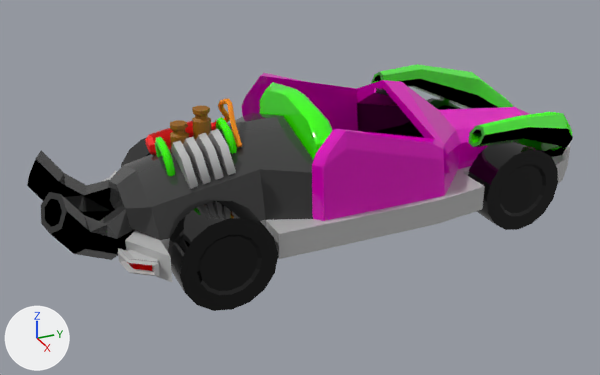
A saved change to the FBX model Assets/Models/car/car-parsche-sport-green_3.fbx.
The view is the same before and after, from a 50 mm lens placed at (3.317, -1.786, 1.9), pointed at (-0.001, -0.292, 0.241). The lights are fixed; the arrows at lower left show +X, +Y and +Z. Where no turn or scale is listed for an object, it has been applied to the vertices. Vertices at the same position are counted once.

The first picture shows 'car-parsche-sport-green_3', 'wheel_2', 'wheel_4'.
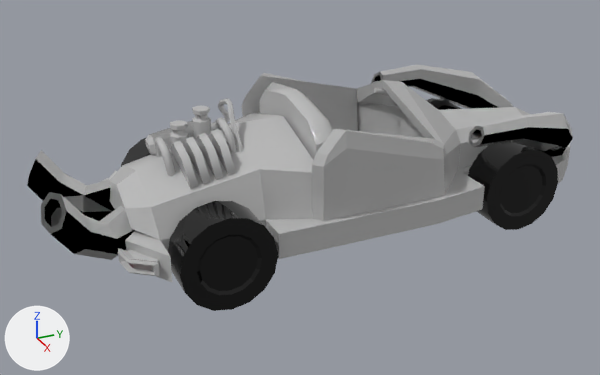
Diff of the bpy script that builds the scene:
```diff
--- a/Assets/Models/car/car-parsche-sport-green_3.fbx.py
+++ b/Assets/Models/car/car-parsche-sport-green_3.fbx.py
@@ me_mesh @@
 # used by ob_car_parsche_sport_green_3; location = (0.0, 0.0, 0.0)
-me_mesh.from_pydata(...)  # 975 vertices, 1827 faces; spans x -0.51..0.51, y -1.51..1.22, z 0.12..0.74
+me_mesh.from_pydata(...)  # 981 vertices, 1833 faces; spans x -0.51..0.51, y -1.51..1.22, z 0.12..0.74
+# me_mesh part 1: 138 faces spanning x -0.46..0.46, y -0.43..1.22, z 0.28..0.72 switch from mat_material__36 (pink #e900c4) to mat_material__35 (grey #bcbcbc)
+# me_mesh part 2: 246 faces spanning x -0.42..0.42, y -1.51..1.03, z 0.12..0.69 switch from mat_material__37 (black #383838) to mat_material__35 (grey #bcbcbc)
+# me_mesh part 3: 478 faces spanning x -0.51..0.51, y -0.98..1.11, z 0.27..0.74 switch from mat_material__38 (green #3bfe00) to mat_material__35 (grey #bcbcbc)
+# me_mesh part 4: 28 faces spanning x -0.49..0.49, y -1.47..0.45, z 0.28..0.59 switch from mat_material__39 (black #000000) to mat_material__35 (grey #bcbcbc)
+# me_mesh part 5: 8 faces spanning x -0.42..0.42, y -1.21..-1.13, z 0.21..0.24 switch from mat_material__40 (red #ff0000) to mat_material__35 (grey #bcbcbc)
+# me_mesh part 6: 94 faces spanning x -0.22..-0.11, y -0.98..-0.62, z 0.45..0.6 switch from mat_multimat_0_slot__7 (red #ff0000) to mat_material__35 (grey #bcbcbc)
+# me_mesh part 7: 340 faces spanning x -0.18..0.14, y -0.65..-0.58, z 0.55..0.73 switch from mat_multimat_0_slot__8 (orange #fc8f00) to mat_material__35 (grey #bcbcbc)
+# me_mesh part 8: 150 faces spanning x -0.09..-0.01, y -0.9..-0.71, z 0.4..0.69 switch from mat_multimat_0_slot__9 (brown #976000) to mat_material__35 (grey #bcbcbc)
```

Location of each change, (x1, y1, x2, y2) in pixels of the pictures (600 x 375 px):
part 1 of me_mesh, recoloured (pink to grey)
    both: (242, 73, 530, 221)
part 2 of me_mesh, recoloured
    both: (34, 88, 389, 260)
part 3 of me_mesh, recoloured (green to grey)
    both: (155, 64, 573, 176)
part 4 of me_mesh, recoloured (black to grey)
    both: (51, 103, 424, 226)
part 5 of me_mesh, recoloured
    both: (129, 263, 152, 271)
part 6 of me_mesh, recoloured (red to grey)
    both: (145, 120, 216, 155)
part 7 of me_mesh, recoloured (orange to grey)
    both: (218, 99, 242, 147)
part 8 of me_mesh, recoloured (brown to grey)
    both: (170, 106, 212, 146)
